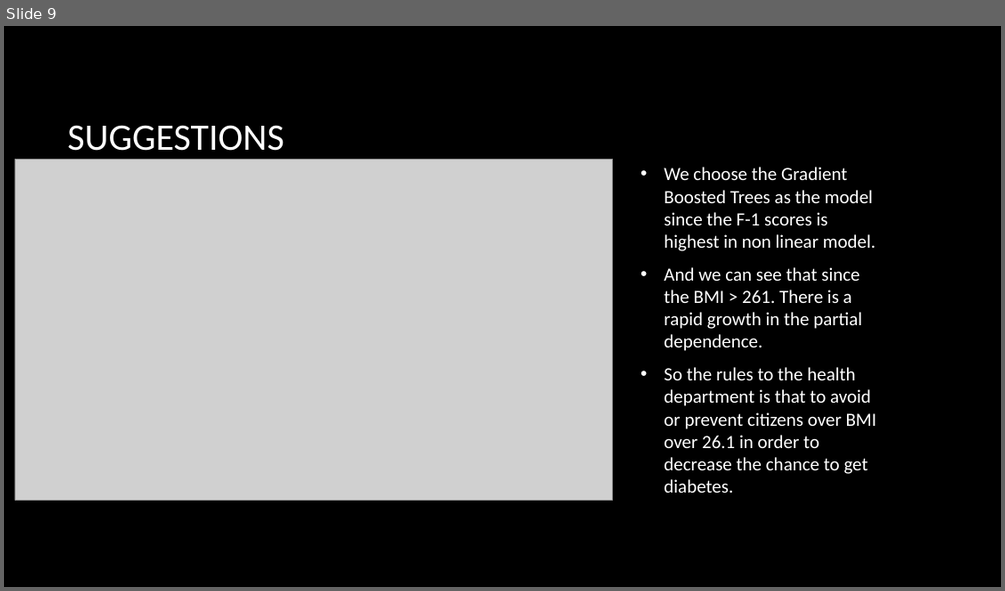
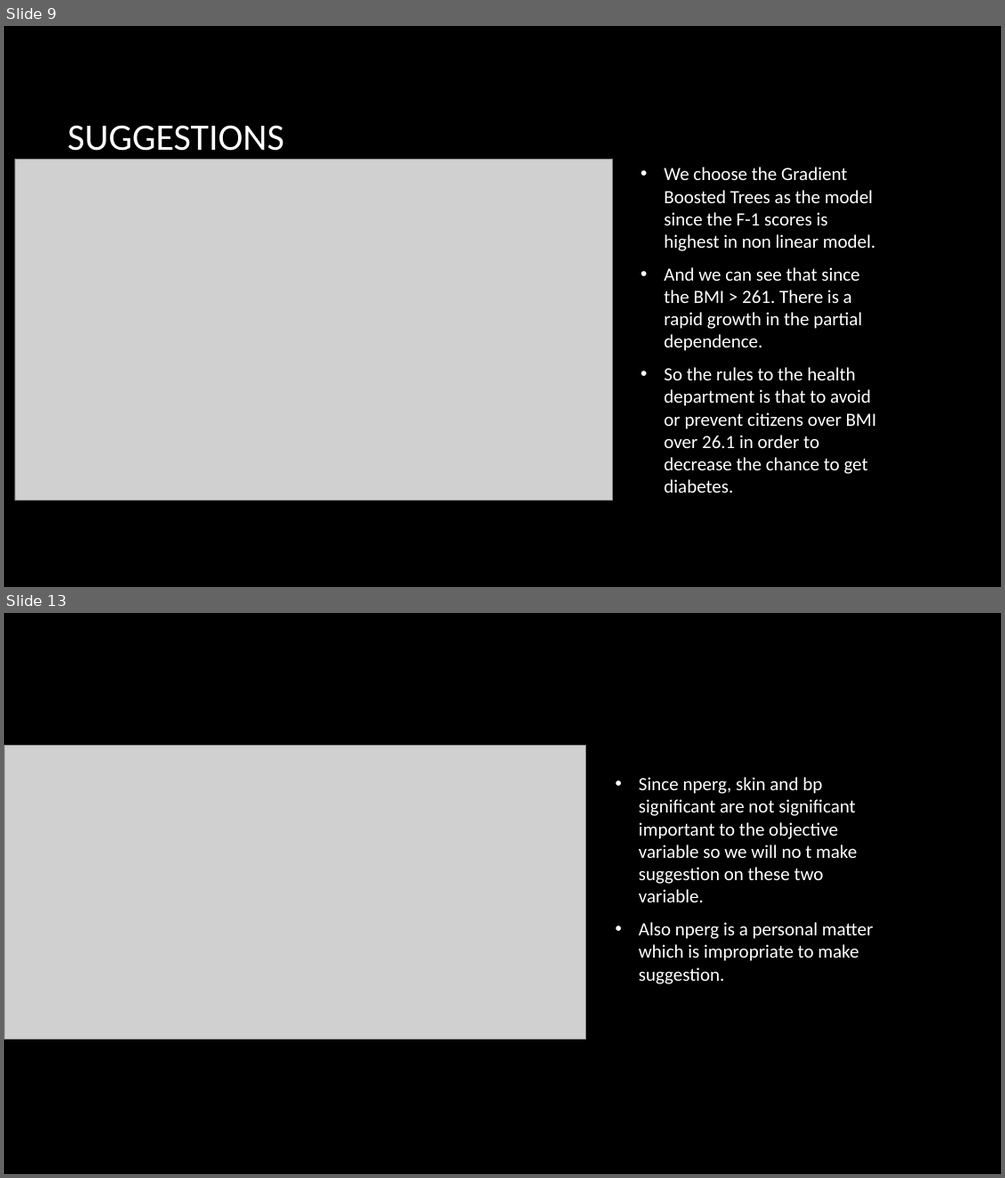
Before and after one commit to whylovegithub/MITA_First_Year, a slide deck: ABI/hw/hw5/assignment5.pptx. Shown one above the other, each under a label of ours: slide 9 before the commit, slides 9 and 13 after it; the slides between them are not shown. The pictures are 1005x591 and 1005x1178 pixels, drawn with LibreOffice and Linux fonts; fonts in the diff are those of the drawing; grey boxes stand for pictures; background and template pictures are left out. Boxes give left, top, right and bottom in pixels: in the first picture for what was removed or moved away, otherwise in the second. Text is boxed around its words. In the diff, an @@ line names an element or a change of style, - is before the commit and + after.

Commit message:
12/10/2021 ABI hw5

```diff
--- a/ABI/hw/hw5/assignment5.pptx
+++ b/ABI/hw/hw5/assignment5.pptx
@@ slide 13 added at (x1=4, y1=613, x2=1001, y2=1174), background picture (left out) @@
@@ picture added at (x1=4, y1=746, x2=586, y2=1039) @@
@@ text added at (x1=639, y1=777, x2=873, y2=984), 18 pt, text #FFFFFF @@
+• Since nperg, skin and bp significant are not significant important to the objective variable so we will no t make suggestion on these two variable.
+• Also nperg is a personal matter which is impropriate to make suggestion.
```
Also in this commit, not shown: 3 other slides added.
